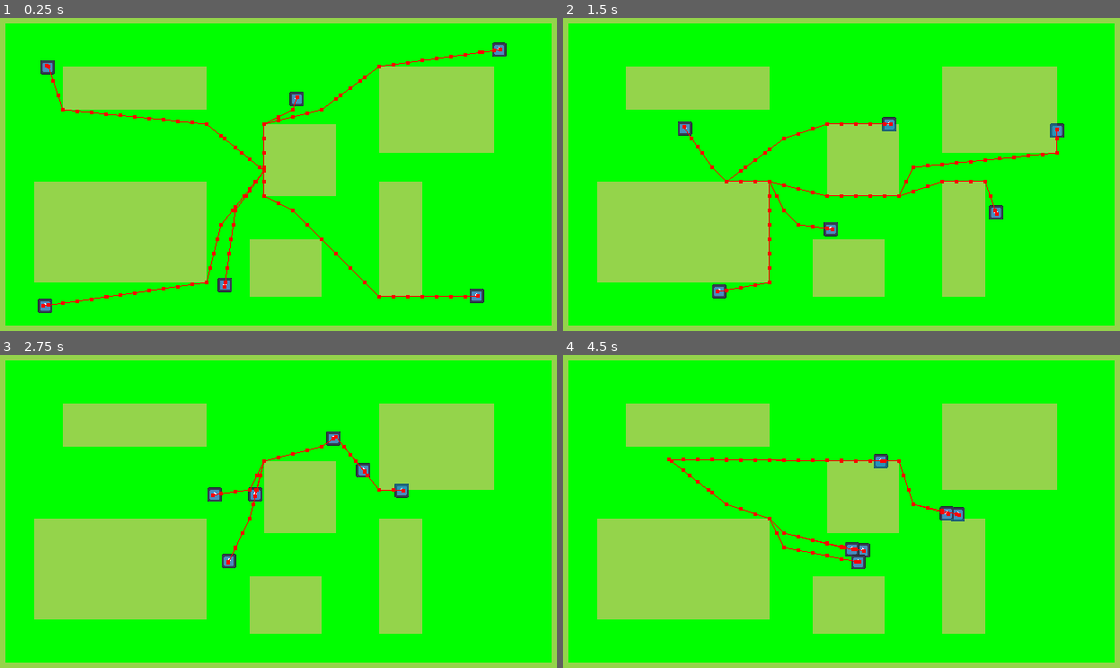
Above: before the commit, frames 1-4 (two rows, left to right).
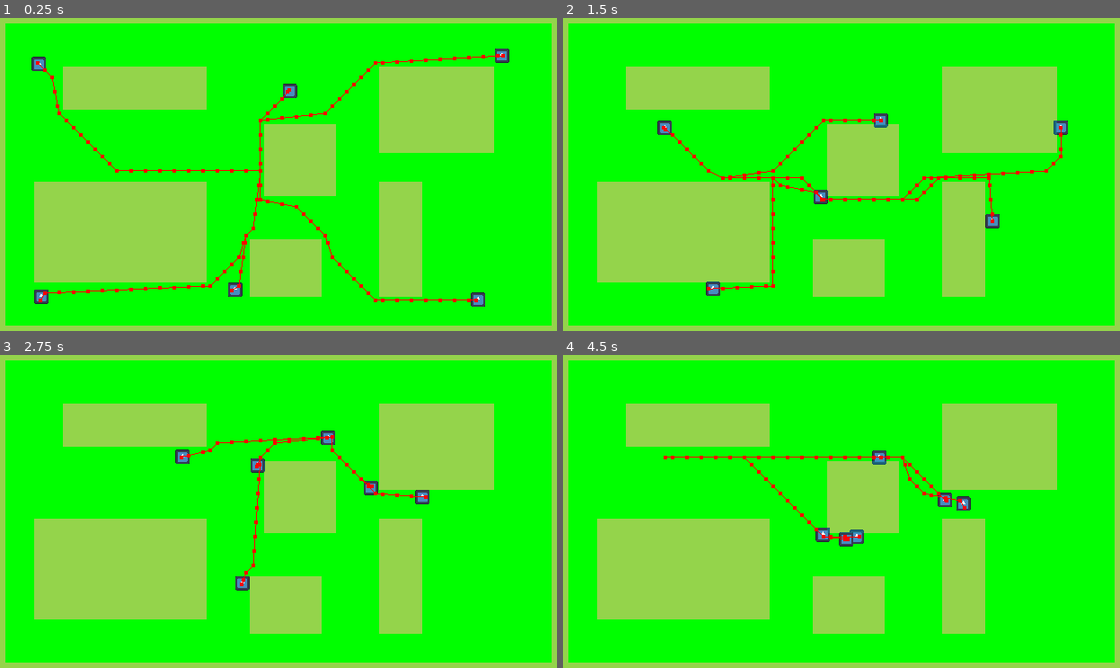
Above: after the commit, the same moments.

Repository: Shilo/GodotAiNavigationTest
Game: Godot game, scene res://main.tscn
The game is run twice, just before and just after one commit, with the same random seed, the same clock (stepped at 60 frames per second) and the same inputs. The engine's default icon, where the game draws it, is replaced by a stand-in: a white triangle on a blue panel in a dark square.
Inputs (mouse positions are in pixels of both pictures, inside the frame that each line leads up to):
- Up to frame 1 (0.25 s): no input
- Up to frame 2 (1.5 s): move the mouse to (969, 155) at 0.52 s; move the mouse to (724, 187) at 1.27 s
- Up to frame 3 (2.75 s): move the mouse to (334, 436) at 2.02 s
- Up to frame 4 (4.5 s): move the mouse to (813, 574) at 2.77 s; move the mouse to (1014, 555) at 3.52 s; move the mouse to (668, 458) at 4.27 s

The runs differ from the first frame. In frame 1, 3.2% of the frame differs, in the area x 5-92%, y 7-95%; in frame 2, 2.7%; in frame 3, 1.8%; in frame 4, 2.1%.

Commit message:
feat: improved navigation and collision

Diff:
--- a/entity/entity.tscn
+++ b/entity/entity.tscn
@@ -3,8 +3,8 @@
 [ext_resource type="Texture2D" uid="uid://c4d3mlpggux3y" path="res://icon.svg" id="1_2g34j"]
 [ext_resource type="Script" path="res://entity/entity.gd" id="1_4tvug"]
 
-[sub_resource type="RectangleShape2D" id="RectangleShape2D_1qw37"]
-size = Vector2(16, 16)
+[sub_resource type="CircleShape2D" id="CircleShape2D_xulos"]
+radius = 4.0
 
 [node name="Entity" type="CharacterBody2D"]
 collision_layer = 2
@@ -16,8 +16,7 @@
 texture = ExtResource("1_2g34j")
 
 [node name="CollisionShape2D" type="CollisionShape2D" parent="."]
-shape = SubResource("RectangleShape2D_1qw37")
-disabled = true
+shape = SubResource("CircleShape2D_xulos")
 
 [node name="NavigationAgent2D" type="NavigationAgent2D" parent="."]
 path_desired_distance = 4.0
--- a/main.tscn
+++ b/main.tscn
@@ -5,10 +5,10 @@
 
 [sub_resource type="NavigationPolygon" id="NavigationPolygon_8r25l"]
 
-[sub_resource type="NavigationPolygon" id="NavigationPolygon_f0041"]
-vertices = PackedVector2Array(8, 8, -8, 8, -8, -8, 8, -8)
+[sub_resource type="NavigationPolygon" id="NavigationPolygon_ax66c"]
+vertices = PackedVector2Array(4, 4, -4, 4, -4, -4, 4, -4)
 polygons = Array[PackedInt32Array]([PackedInt32Array(0, 1, 2, 3)])
-outlines = Array[PackedVector2Array]([PackedVector2Array(-8, -8, 8, -8, 8, 8, -8, 8)])
+outlines = Array[PackedVector2Array]([PackedVector2Array(-4, -4, 4, -4, 4, 4, -4, 4)])
 agent_radius = 0.0
 
 [sub_resource type="NavigationPolygon" id="NavigationPolygon_o00av"]
@@ -29,7 +29,7 @@
 3:0/0 = 0
 3:0/0/physics_layer_0/linear_velocity = Vector2(0, 0)
 3:0/0/physics_layer_0/angular_velocity = 0.0
-3:0/0/navigation_layer_0/polygon = SubResource("NavigationPolygon_f0041")
+3:0/0/navigation_layer_0/polygon = SubResource("NavigationPolygon_ax66c")
 4:0/0 = 0
 4:0/0/physics_layer_0/linear_velocity = Vector2(0, 0)
 4:0/0/physics_layer_0/angular_velocity = 0.0
--- a/project.godot
+++ b/project.godot
@@ -28,3 +28,7 @@
 
 2d_physics/layer_1="Default"
 2d_physics/layer_2="Entities"
+
+[navigation]
+
+2d/default_edge_connection_margin=16.0
Not shown: 1 places in core/tileset/tileset.tres that only renumber resources
